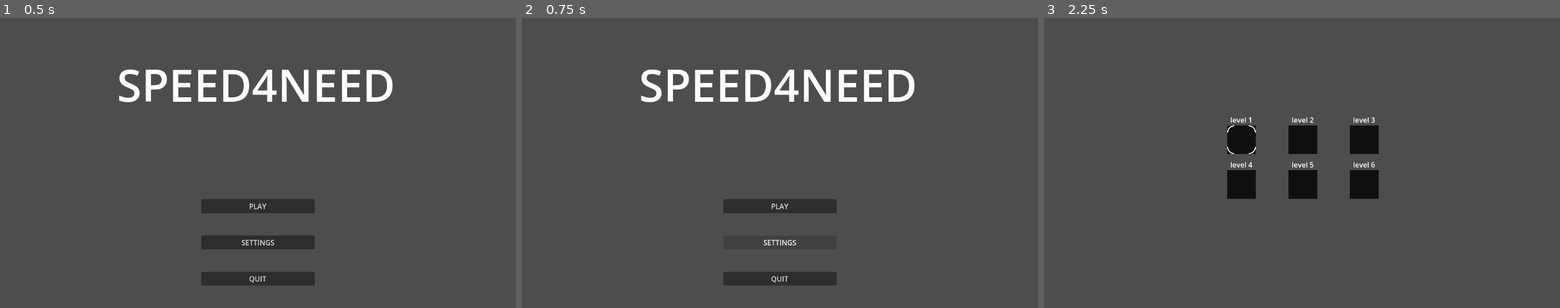
Above: before the commit, frames 1-3 (left to right).
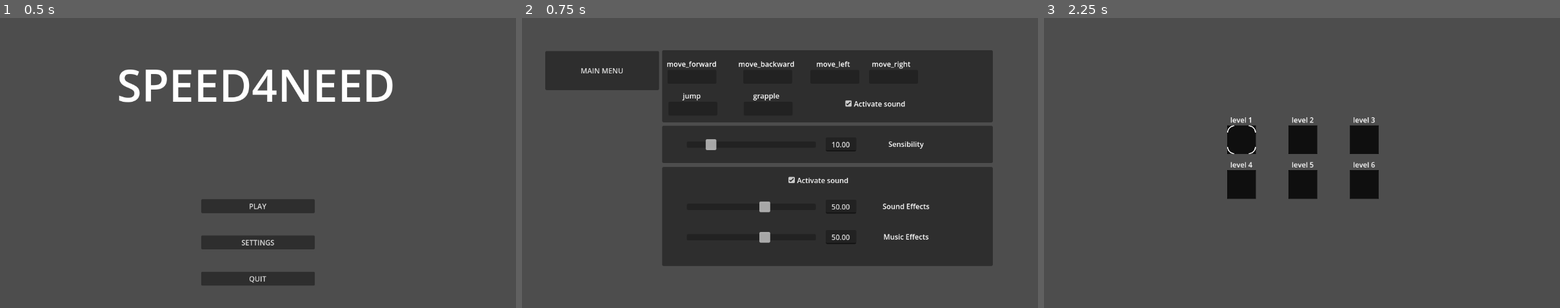
Above: after the commit, the same moments.

Repository: Lilianbazantay/Speed4Need
Game: Godot game, scene res://scenes/MainMenu/MainMenu.tscn
The game is run twice, just before and just after one commit, with the same random seed, the same clock (stepped at 60 frames per second) and the same inputs.
Inputs (mouse positions are in pixels of both pictures, inside the frame that each line leads up to):
- Up to frame 1 (0.5 s): no input
- Up to frame 2 (0.75 s): click "SETTINGS" at 0.5 s
- Up to frame 3 (2.25 s): click (1126, 70) at 1.25 s, where only the run after the commit has a clickable "MAIN MENU"; click "PLAY" at 2 s

Frame 1 is identical in both runs. In frame 2, 48% of the frame differs, in the area x 4-92%, y 11-93%; in frame 3, nothing differs.

Commit message:
feat(Settings): add settings menu

Diff:
--- /dev/null
+++ b/GobalScripts/PlayerSettings.gd
@@ -0,0 +1,7 @@
+extends Node
+
+var sensibility: float = 10;
+var soundMusic: float = 50;
+var soudEffects: float = 50;
+var soundEnabled: bool = true;
+var timerEnabled: bool = true;
--- /dev/null
+++ b/Settings.tscn
@@ -0,0 +1,35 @@
+[gd_scene format=3 uid="uid://c3likalig43ke"]
+
+[sub_resource type="GDScript" id="GDScript_4xetl"]
+script/source = "extends Control
+
+
+func _on_button_pressed() -> void: # Going back to menu boys
+	pass # Replace with function body.
+"
+
+[node name="Control" type="Control" unique_id=1937841592]
+layout_mode = 3
+anchors_preset = 15
+anchor_right = 1.0
+anchor_bottom = 1.0
+grow_horizontal = 2
+grow_vertical = 2
+script = SubResource("GDScript_4xetl")
+
+[node name="Button" type="Button" parent="." unique_id=1912136750]
+layout_mode = 0
+offset_left = 31.0
+offset_top = 35.0
+offset_right = 234.0
+offset_bottom = 112.0
+text = "back to menu"
+
+[node name="Panel" type="Panel" parent="." unique_id=1355792735]
+layout_mode = 0
+offset_left = 276.0
+offset_top = 36.0
+offset_right = 1023.0
+offset_bottom = 568.0
+
+[connection signal="pressed" from="Button" to="." method="_on_button_pressed"]
--- a/project.godot
+++ b/project.godot
@@ -19,6 +19,7 @@
 
 Utils="*uid://c83j4m72gr1s8"
 PlayerRecord="*uid://dpah5efbhfui"
+PlayerSettings="*uid://p1vkxn7gmm80"
 
 [display]
 
--- a/scenes/MainMenu/Main_menu.gd
+++ b/scenes/MainMenu/Main_menu.gd
@@ -5,7 +5,7 @@
 	get_tree().change_scene_to_file("res://scenes/level_select/level_select.tscn")
 
 func _on_button_settings_pressed() -> void:
-	print("NO SCENE FOR NOW")
+	get_tree().change_scene_to_file("res://scenes/MainMenu/Settings.tscn")
 
 func _on_button_quit_pressed() -> void:
 	get_tree().quit()
--- /dev/null
+++ b/scenes/MainMenu/Settings.tscn
@@ -0,0 +1,279 @@
+[gd_scene format=3 uid="uid://crgts5xtndn8h"]
+
+[ext_resource type="Script" uid="uid://bhsiyn6gs7isu" path="res://scenes/MainMenu/settings.gd" id="1_ltyju"]
+[ext_resource type="Script" uid="uid://bu4f30a05lql3" path="res://scenes/MainMenu/sensibility.gd" id="2_84fhx"]
+[ext_resource type="Script" uid="uid://bd2c4m7dgwuiy" path="res://scenes/MainMenu/key_edit.gd" id="2_dayju"]
+[ext_resource type="Script" uid="uid://7uprsvcesko0" path="res://scenes/MainMenu/sound.gd" id="3_k3nmy"]
+
+[node name="Settings" type="Control" unique_id=1481678846]
+layout_mode = 3
+anchors_preset = 15
+anchor_right = 1.0
+anchor_bottom = 1.0
+grow_horizontal = 2
+grow_vertical = 2
+script = ExtResource("1_ltyju")
+
+[node name="ButtonMenu" type="Button" parent="." unique_id=54068202]
+layout_mode = 0
+offset_left = 52.0
+offset_top = 74.0
+offset_right = 306.0
+offset_bottom = 161.0
+text = "MAIN MENU"
+
+[node name="Keys" type="Panel" parent="." unique_id=988215972]
+layout_mode = 0
+offset_left = 313.0
+offset_top = 72.0
+offset_right = 1051.0
+offset_bottom = 233.0
+
+[node name="CheckBox" type="CheckBox" parent="Keys" unique_id=1209340531]
+layout_mode = 0
+offset_left = 404.0
+offset_top = 104.0
+offset_right = 555.0
+offset_bottom = 135.0
+button_pressed = true
+text = "Activate sound"
+
+[node name="KeysModifer" type="GridContainer" parent="Keys" unique_id=1728470317]
+layout_mode = 0
+offset_left = 10.0
+offset_top = 19.0
+offset_right = 723.0
+offset_bottom = 153.0
+theme_override_constants/h_separation = 48
+theme_override_constants/v_separation = 48
+columns = 4
+
+[node name="KeyEdit" type="Label" parent="Keys/KeysModifer" unique_id=1792092278]
+layout_mode = 2
+text = "move_forward"
+horizontal_alignment = 1
+vertical_alignment = 1
+script = ExtResource("2_dayju")
+
+[node name="Rebind" type="Button" parent="Keys/KeysModifer/KeyEdit" unique_id=677275869]
+layout_mode = 0
+offset_left = 2.0
+offset_top = 25.0
+offset_right = 111.0
+offset_bottom = 56.0
+
+[node name="KeyEdit2" type="Label" parent="Keys/KeysModifer" unique_id=511626850]
+layout_mode = 2
+text = "move_backward"
+horizontal_alignment = 1
+vertical_alignment = 1
+script = ExtResource("2_dayju")
+
+[node name="Rebind" type="Button" parent="Keys/KeysModifer/KeyEdit2" unique_id=1838734923]
+layout_mode = 0
+offset_left = 11.0
+offset_top = 25.0
+offset_right = 120.0
+offset_bottom = 56.0
+
+[node name="KeyEdit3" type="Label" parent="Keys/KeysModifer" unique_id=1624110892]
+layout_mode = 2
+text = "move_left"
+horizontal_alignment = 1
+vertical_alignment = 1
+script = ExtResource("2_dayju")
+
+[node name="Rebind" type="Button" parent="Keys/KeysModifer/KeyEdit3" unique_id=1001968054]
+layout_mode = 0
+offset_left = -13.0
+offset_top = 25.0
+offset_right = 96.0
+offset_bottom = 56.0
+
+[node name="KeyEdit4" type="Label" parent="Keys/KeysModifer" unique_id=1087503585]
+layout_mode = 2
+text = "move_right"
+horizontal_alignment = 1
+vertical_alignment = 1
+script = ExtResource("2_dayju")
+
+[node name="Rebind" type="Button" parent="Keys/KeysModifer/KeyEdit4" unique_id=705517691]
+layout_mode = 0
+offset_left = -6.0
+offset_top = 25.0
+offset_right = 103.0
+offset_bottom = 56.0
+
+[node name="KeyEdit5" type="Label" parent="Keys/KeysModifer" unique_id=1767922084]
+layout_mode = 2
+text = "jump"
+horizontal_alignment = 1
+vertical_alignment = 1
+script = ExtResource("2_dayju")
+
+[node name="Rebind" type="Button" parent="Keys/KeysModifer/KeyEdit5" unique_id=1506971140]
+layout_mode = 0
+offset_left = 4.0
+offset_top = 25.0
+offset_right = 113.0
+offset_bottom = 56.0
+
+[node name="KeyEdit6" type="Label" parent="Keys/KeysModifer" unique_id=1485260645]
+layout_mode = 2
+text = "grapple"
+horizontal_alignment = 1
+vertical_alignment = 1
+script = ExtResource("2_dayju")
+
+[node name="Rebind" type="Button" parent="Keys/KeysModifer/KeyEdit6" unique_id=1414694800]
+layout_mode = 0
+offset_left = 12.0
+offset_top = 25.0
+offset_right = 121.0
+offset_bottom = 56.0
+
+[node name="Sensibility" type="Panel" parent="." unique_id=1523656301]
+layout_mode = 0
+offset_left = 313.0
+offset_top = 241.0
+offset_right = 1051.0
+offset_bottom = 324.0
+script = ExtResource("2_84fhx")
+
+[node name="LineEdit" type="LineEdit" parent="Sensibility" unique_id=191047205]
+layout_mode = 0
+offset_left = 365.0
+offset_top = 26.0
+offset_right = 433.5
+offset_bottom = 57.0
+text = "50"
+alignment = 1
+virtual_keyboard_type = 3
+
+[node name="ButtonLine" type="Panel" parent="Sensibility" unique_id=674171953]
+layout_mode = 0
+offset_left = 55.0
+offset_top = 35.0
+offset_right = 343.0
+offset_bottom = 49.0
+
+[node name="Button" type="Button" parent="Sensibility/ButtonLine" unique_id=732305255]
+modulate = Color(18.892157, 18.892157, 18.892157, 1)
+self_modulate = Color(18.892157, 18.892157, 18.892157, 1)
+layout_mode = 0
+offset_left = 126.0
+offset_top = -5.0
+offset_right = 150.0
+offset_bottom = 19.0
+
+[node name="Label" type="Label" parent="Sensibility" unique_id=842498893]
+layout_mode = 0
+offset_left = 465.0
+offset_top = 29.0
+offset_right = 625.0
+offset_bottom = 58.0
+text = "Sensibility"
+horizontal_alignment = 1
+
+[node name="Sound" type="Panel" parent="." unique_id=1055612464]
+layout_mode = 0
+offset_left = 313.0
+offset_top = 333.0
+offset_right = 1051.0
+offset_bottom = 554.0
+script = ExtResource("3_k3nmy")
+
+[node name="EffectsLineEdit" type="LineEdit" parent="Sound" unique_id=99950852]
+layout_mode = 0
+offset_left = 365.0
+offset_top = 73.0
+offset_right = 433.5
+offset_bottom = 104.0
+text = "50"
+alignment = 1
+virtual_keyboard_type = 3
+
+[node name="EffectsButtonLine" type="Panel" parent="Sound" unique_id=1688081755]
+layout_mode = 0
+offset_left = 55.0
+offset_top = 82.0
+offset_right = 343.0
+offset_bottom = 96.0
+
+[node name="EffectsButton" type="Button" parent="Sound/EffectsButtonLine" unique_id=8691254]
+modulate = Color(18.892157, 18.892157, 18.892157, 1)
+self_modulate = Color(18.892157, 18.892157, 18.892157, 1)
+layout_mode = 0
+offset_left = 126.0
+offset_top = -5.0
+offset_right = 150.0
+offset_bottom = 19.0
+
+[node name="EffectsLabel" type="Label" parent="Sound" unique_id=100298190]
+layout_mode = 0
+offset_left = 465.0
+offset_top = 76.0
+offset_right = 625.0
+offset_bottom = 105.0
+text = "Sound Effects"
+horizontal_alignment = 1
+
+[node name="MusicLineEdit" type="LineEdit" parent="Sound" unique_id=790149807]
+layout_mode = 0
+offset_left = 365.0
+offset_top = 141.0
+offset_right = 433.5
+offset_bottom = 172.0
+text = "50"
+alignment = 1
+virtual_keyboard_type = 3
+
+[node name="MusicButtonLine" type="Panel" parent="Sound" unique_id=1008197733]
+layout_mode = 0
+offset_left = 55.0
+offset_top = 150.0
+offset_right = 343.0
+offset_bottom = 164.0
+
+[node name="MusicButton" type="Button" parent="Sound/MusicButtonLine" unique_id=180689086]
+modulate = Color(18.892157, 18.892157, 18.892157, 1)
+self_modulate = Color(18.892157, 18.892157, 18.892157, 1)
+layout_mode = 0
+offset_left = 126.0
+offset_top = -5.0
+offset_right = 150.0
+offset_bottom = 19.0
+
+[node name="MusicLabel" type="Label" parent="Sound" unique_id=1727654926]
+layout_mode = 0
+offset_left = 465.0
+offset_top = 144.0
+offset_right = 625.0
+offset_bottom = 173.0
+text = "Music Effects"
+horizontal_alignment = 1
+
+[node name="CheckBox" type="CheckBox" parent="Sound" unique_id=886365467]
+layout_mode = 0
+offset_left = 277.0
+offset_top = 14.0
+offset_right = 428.0
+offset_bottom = 45.0
+button_pressed = true
+text = "Activate sound"
+
+[connection signal="pressed" from="ButtonMenu" to="." method="_on_back_to_menu_pressed"]
+[connection signal="pressed" from="Keys/CheckBox" to="." method="_on_check_box_pressed"]
+[connection signal="pressed" from="Keys/KeysModifer/KeyEdit/Rebind" to="Keys/KeysModifer/KeyEdit" method="_on_rebind_pressed"]
+[connection signal="pressed" from="Keys/KeysModifer/KeyEdit2/Rebind" to="Keys/KeysModifer/KeyEdit2" method="_on_rebind_pressed"]
+[connection signal="pressed" from="Keys/KeysModifer/KeyEdit3/Rebind" to="Keys/KeysModifer/KeyEdit3" method="_on_rebind_pressed"]
+[connection signal="pressed" from="Keys/KeysModifer/KeyEdit4/Rebind" to="Keys/KeysModifer/KeyEdit4" method="_on_rebind_pressed"]
+[connection signal="pressed" from="Keys/KeysModifer/KeyEdit5/Rebind" to="Keys/KeysModifer/KeyEdit5" method="_on_rebind_pressed"]
+[connection signal="pressed" from="Keys/KeysModifer/KeyEdit6/Rebind" to="Keys/KeysModifer/KeyEdit6" method="_on_rebind_pressed"]
+[connection signal="button_down" from="Sensibility/ButtonLine/Button" to="Sensibility" method="_on_button_button_down"]
+[connection signal="button_up" from="Sensibility/ButtonLine/Button" to="Sensibility" method="_on_button_button_up"]
+[connection signal="button_down" from="Sound/EffectsButtonLine/EffectsButton" to="Sound" method="_on_effects_button_button_down"]
+[connection signal="button_up" from="Sound/EffectsButtonLine/EffectsButton" to="Sound" method="_on_effects_button_button_up"]
+[connection signal="button_down" from="Sound/MusicButtonLine/MusicButton" to="Sound" method="_on_music_button_button_down"]
+[connection signal="button_up" from="Sound/MusicButtonLine/MusicButton" to="Sound" method="_on_music_button_button_up"]
+[connection signal="pressed" from="Sound/CheckBox" to="Sound" method="_on_check_box_pressed"]
--- /dev/null
+++ b/scenes/MainMenu/key_edit.gd
@@ -0,0 +1,42 @@
+extends Label
+
+var keyStr: String;
+var prevStr: String;
+var waitRebind: bool = false
+
+func _ready():
+	keyStr = $".".text;
+	var events = InputMap.action_get_events(keyStr)
+	if !events.is_empty() && events[0] is InputEventKey:
+		$Rebind.text = OS.get_keycode_string(events[0].keycode)
+	else:
+		if (events.is_empty()):
+			$Rebind.text = "Unbound"
+		else:
+			$Rebind.text = "Mouse/Joypad"
+	prevStr = $Rebind.text
+
+
+func _input(event: InputEvent) -> void:
+	if (!waitRebind):
+		return;
+	if (event.is_pressed()
+		&& event is InputEventKey
+		|| event is InputEventMouseButton
+		|| event is InputEventJoypadButton):
+		waitRebind = false;
+		if (event is InputEventMouseButton
+			|| event is InputEventJoypadButton):
+			$Rebind.text = "Mouse/Joypad"
+		else:
+			if (event.keycode == KEY_ESCAPE):
+				$Rebind.text = prevStr;
+				return;
+			$Rebind.text = OS.get_keycode_string(event.keycode)
+		prevStr = $Rebind.text;
+		InputMap.action_erase_events(keyStr)
+		InputMap.action_add_event(keyStr, event);
+
+func _on_rebind_pressed() -> void:
+	$Rebind.text = "Unbound"
+	waitRebind = true;
--- /dev/null
+++ b/scenes/MainMenu/keys.gd
@@ -0,0 +1 @@
+extends Node2D
--- /dev/null
+++ b/scenes/MainMenu/sensibility.gd
@@ -0,0 +1,32 @@
+extends Panel
+
+var is_button_active: bool = false;
+
+func _ready() -> void:
+	var prevPos: Vector2;
+	prevPos[0] = 12 + (PlayerSettings.sensibility * 3);
+	prevPos[1] = -5;
+	$ButtonLine/Button.set_position(prevPos);
+	$LineEdit.text = "%.02f" % PlayerSettings.sensibility
+	pass;
+
+func _input(event):
+	if (!is_button_active):
+		return;
+	if event is InputEventMouseMotion:
+		var newPosition = $ButtonLine.get_local_mouse_position();
+		if (newPosition[0] < -12):
+			newPosition[0] = -12;
+		newPosition[1] = -5;
+		$ButtonLine/Button.set_position(newPosition)
+		PlayerSettings.sensibility = (newPosition[0] + 12) / 3;
+		$LineEdit.text = "%.02f" % PlayerSettings.sensibility
+
+func _on_button_button_down() -> void:
+	is_button_active = true;
+	pass # Replace with function body.
+
+
+func _on_button_button_up() -> void:
+	is_button_active = false;
+	pass # Replace with function body.
--- /dev/null
+++ b/scenes/MainMenu/settings.gd
@@ -0,0 +1,13 @@
+extends Control
+
+func _ready():
+	$Keys/CheckBox.button_pressed = PlayerSettings.timerEnabled
+
+
+
+func _on_back_to_menu_pressed() -> void:
+	get_tree().change_scene_to_file("res://scenes/MainMenu/MainMenu.tscn")
+
+
+func _on_check_box_pressed() -> void:
+	PlayerSettings.timerEnabled = !PlayerSettings.timerEnabled;
--- /dev/null
+++ b/scenes/MainMenu/sound.gd
@@ -0,0 +1,55 @@
+extends Panel
+
+var is_effect_active: bool = false;
+var is_music_active: bool = false;
+
+func _ready() -> void:
+	var prevPos: Vector2;
+	prevPos[1] = -5;
+	prevPos[0] = 12 + (PlayerSettings.soudEffects * 3);
+	$EffectsButtonLine/EffectsButton.set_position(prevPos);
+	$EffectsLineEdit.text = "%.02f" % PlayerSettings.soudEffects
+	prevPos[0] = 12 + (PlayerSettings.soundMusic * 3);
+	$MusicButtonLine/MusicButton.set_position(prevPos);
+	$MusicLineEdit.text = "%.02f" % PlayerSettings.soundMusic
+
+	$CheckBox.button_pressed = PlayerSettings.soundEnabled
+
+func _input(event):
+	if (!is_effect_active && !is_music_active):
+		return;
+	if event is InputEventMouseMotion:
+		var newPosition = $EffectsButtonLine.get_local_mouse_position();
+		if (newPosition[0] < -12):
+			newPosition[0] = -12;
+		newPosition[1] = -5;
+		if (is_effect_active):
+			$EffectsButtonLine/EffectsButton.set_position(newPosition)
+			PlayerSettings.soudEffects = (newPosition[0] + 12) / 3;
+			$EffectsLineEdit.text = "%.02f" % PlayerSettings.soudEffects
+		if (is_music_active):
+			$MusicButtonLine/MusicButton.set_position(newPosition)
+			PlayerSettings.soundMusic = (newPosition[0] + 12) / 3;
+			$MusicLineEdit.text = "%.02f" % PlayerSettings.soundMusic
+
+
+
+
+func _on_effects_button_button_down() -> void:
+	is_effect_active = true;
+
+
+func _on_effects_button_button_up() -> void:
+	is_effect_active = false;
+
+
+func _on_music_button_button_down() -> void:
+	is_music_active = true;
+
+
+func _on_music_button_button_up() -> void:
+	is_music_active = false;
+
+
+func _on_check_box_pressed() -> void:
+	PlayerSettings.soundEnabled = !PlayerSettings.soundEnabled;
Not shown, added: GobalScripts/PlayerSettings.gd.uid
Not shown, added: scenes/MainMenu/key_edit.gd.uid
Not shown, added: scenes/MainMenu/keys.gd.uid
Not shown, added: scenes/MainMenu/sensibility.gd.uid
Not shown, added: scenes/MainMenu/settings.gd.uid
Not shown, added: scenes/MainMenu/sound.gd.uid
